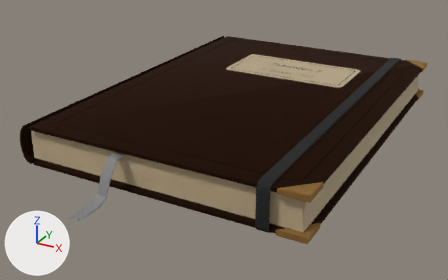
Two versions of the glTF model game/assets/models/notebook.glb, one commit apart.
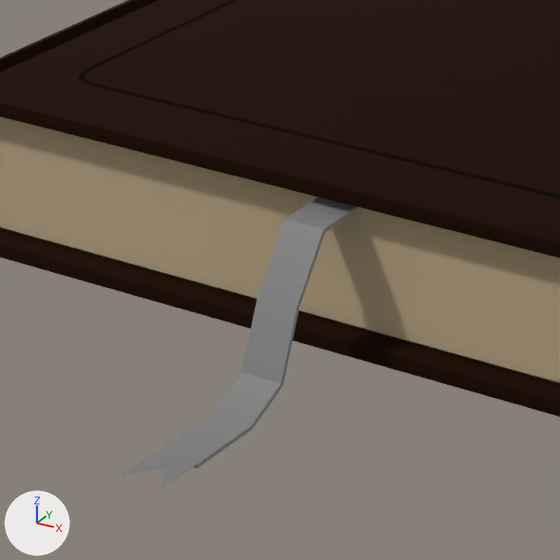
Each version appears first whole from a 50 mm lens placed at (0.168, -0.341, 0.143), pointed at (-0.007, -0.023, -0.016), and next in a close-up on the part from 9% to 39% of the width and 37% to 85% of the height. The lights are fixed; the arrows at lower left show +X, +Y and +Z. The older version's two pictures come first.

The first close-up shows 'notebook'.
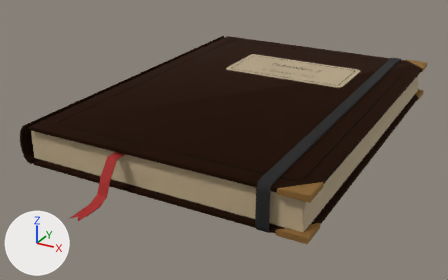
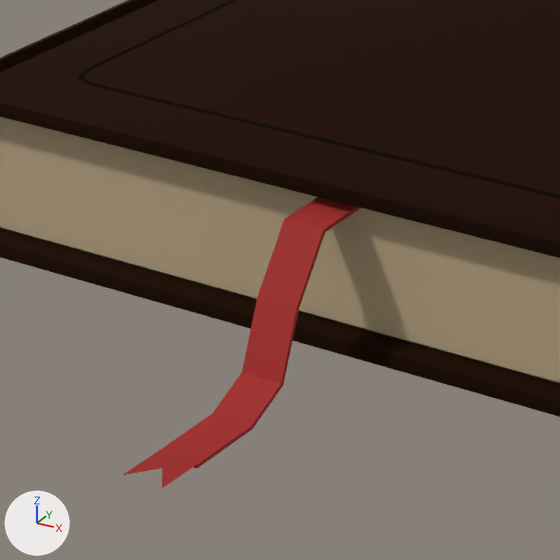
Where the newer file only moved an object's origin or applied its transform, the numbers keep the older frame.

Pixel boxes [x1, y1, x2, y2] of what changed, in the close-ups (560 x 560 px):
'notebook', recoloured (grey to red): [123, 195, 363, 488] in both

The change in detail:
Material 'M_String_Red' (mat_m_string_red) changes colour from grey #808080 to red #a0201c; in linear values from (0.216, 0.216, 0.216) to (0.352, 0.0144, 0.0116).
